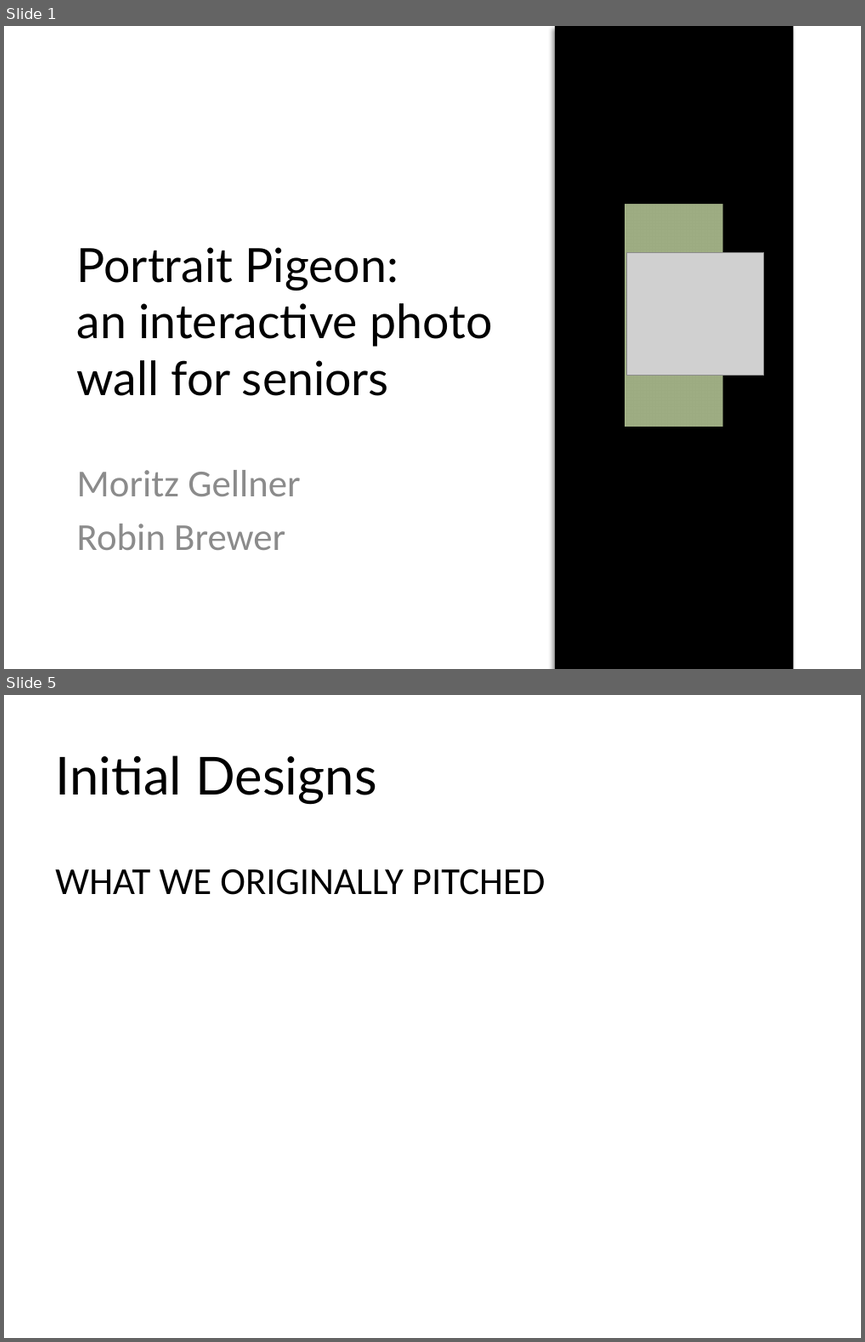
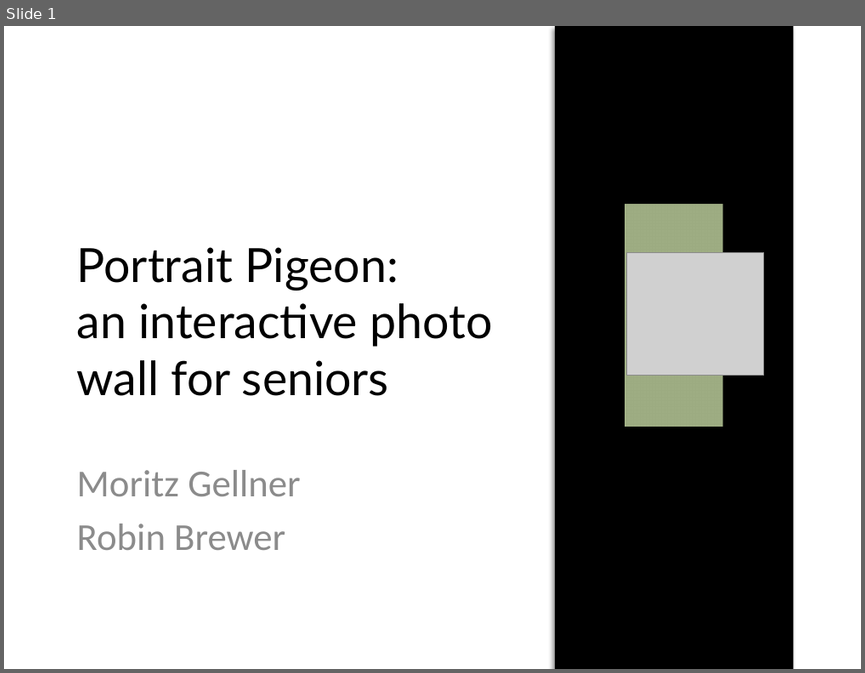
Before and after one commit to moritzg91/photo-wall, a slide deck: 525finalPres.pptx. Shown one above the other, each under a label of ours: slides 1 and 5 before the commit, slide 1 after it; the slides between them are not shown. The pictures are 865x1342 and 865x673 pixels, drawn with LibreOffice and Linux fonts; fonts in the diff are those of the drawing; grey boxes stand for pictures. Boxes give left, top, right and bottom in pixels: in the first picture for what was removed or moved away, otherwise in the second. Text is boxed around its words. In the diff, an @@ line names an element or a change of style, - is before the commit and + after.

```diff
--- a/525finalPres.pptx
+++ b/525finalPres.pptx
@@ slide 5 removed at bbox=[4, 695, 861, 1338], background #FFFFFF @@
@@ title removed at bbox=[55, 755, 376, 805] @@
-Initial Designs
@@ text removed at bbox=[55, 869, 545, 895] @@
-WHAT WE ORIGINALLY PITCHED
```
Also in this commit, not shown: 1 slide changed, 9 slides added, 3 other slides removed.
